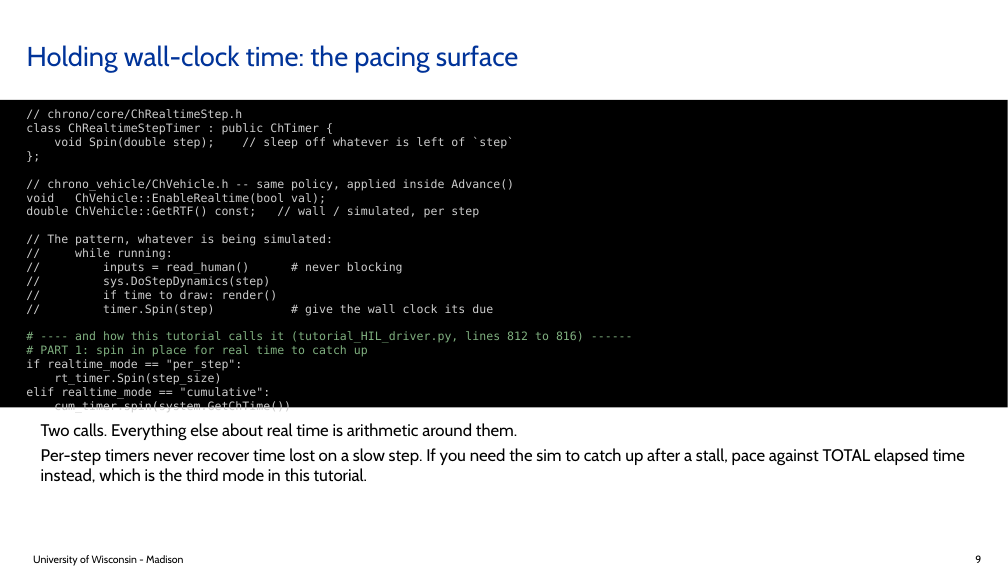
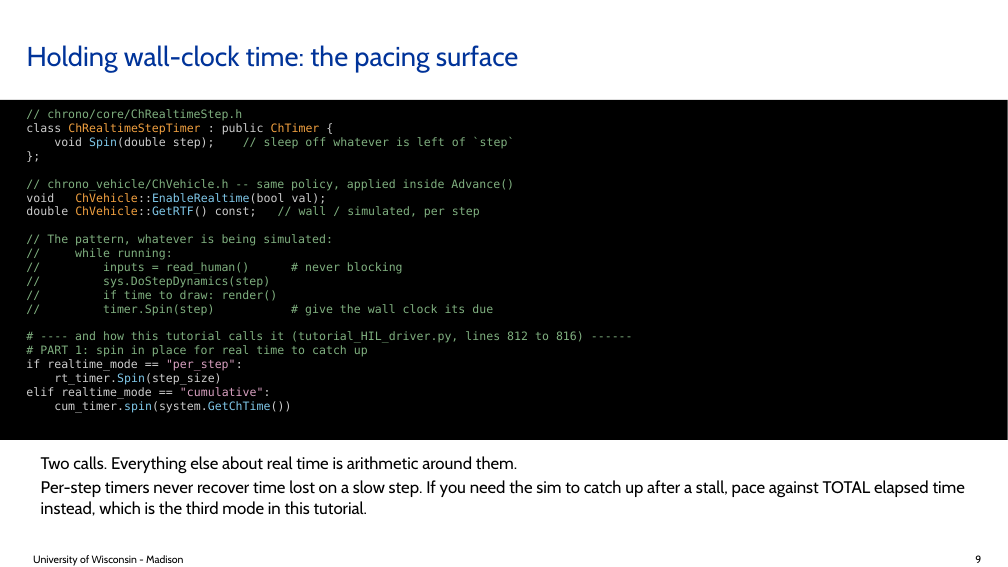
Before and after one commit to ksha23/chrono-hil-tutorial, a slide deck: slide 9 of tutorial_HIL_driver.pptx. Drawn at 1008x567 pixels with LibreOffice and Linux fonts; fonts in the diff are those of the drawing; background and template pictures are left out. Boxes give left, top, right and bottom in pixels: in the first picture for what was removed or moved away, otherwise in the second. Text is boxed around its words. In the diff, an @@ line names an element or a change of style, - is before the commit and + after.

```diff
--- a/tutorial_HIL_driver.pptx
+++ b/tutorial_HIL_driver.pptx
@@ rectangle "// chrono/core/ChRealtimeStep.h": place and size @@
-rectangle "// chrono/core/ChRealtimeStep.h" at (0, 100, 1008, 408)
+rectangle "// chrono/core/ChRealtimeStep.h" at (0, 100, 1008, 440)
@@ text in rectangle at (26, 109, 515, 412): text colour #CCCCCC to #7FAF7F in "// chrono/core/ChRealtimeStep.h", "// sleep off whatever is left of ...", "// chrono_vehicle/ChVehicle.h -- same policy, applied inside ...", "// wall / simulated, per step" and 6 more places; text colour #CCCCCC to #F0A040 in "ChRealtimeStepTimer ChTimer", "ChVehicle::EnableRealtime(bool", "ChVehicle::GetRTF()"; text colour #CCCCCC to #7FC7E8 in "Spin(double", "ChVehicle::EnableRealtime(bool", "ChVehicle::GetRTF()", "rt_timer.Spin(step_size)" and 1 more places; text colour #CCCCCC to #D8A0C0 in ""per_step":", ""cumulative":" @@
@@ text "Two calls. Everything else about ...": place and size @@
-text "Two calls. Everything else about ..." at (41, 423, 965, 483)
+text "Two calls. Everything else about ..." at (41, 456, 965, 516)
```
Also in this commit, not shown: 19 other slides changed, 2 slides removed, 2 other files.
